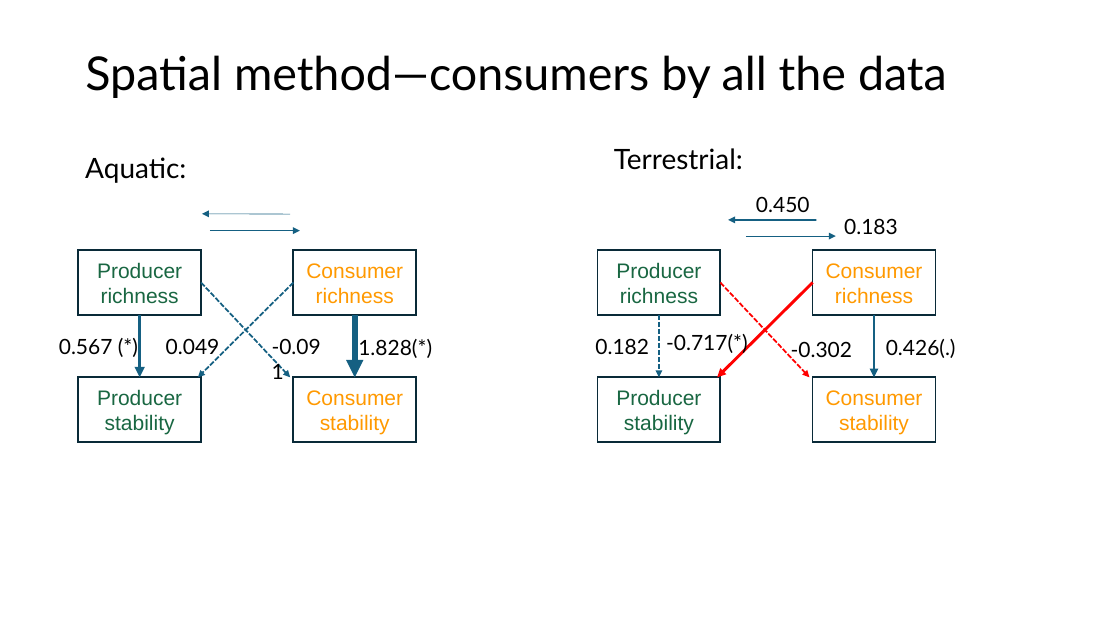
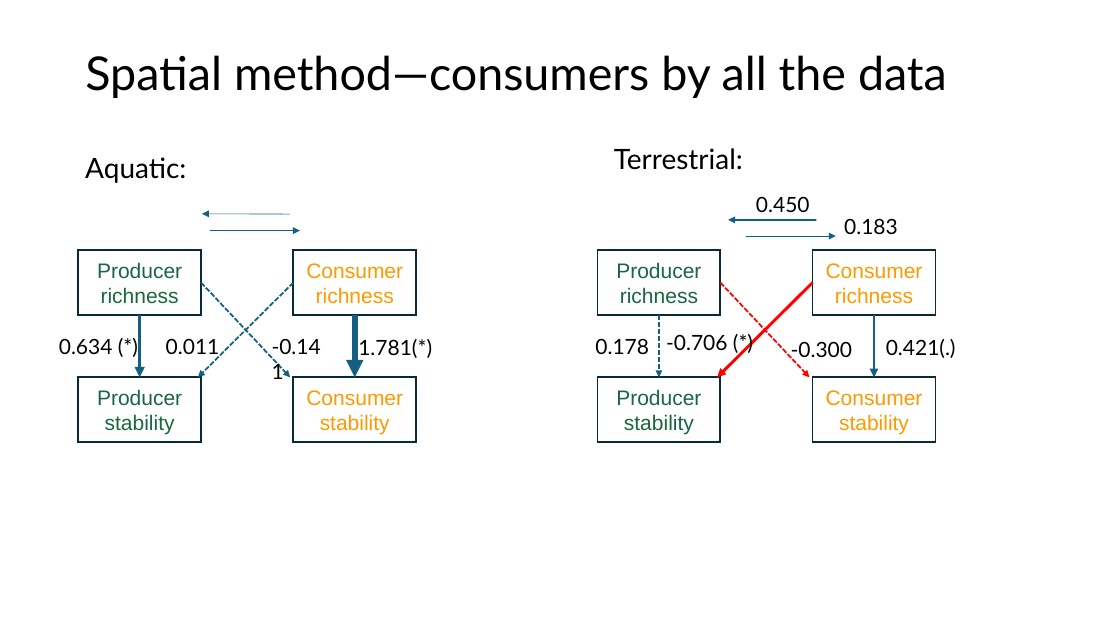
Before and after one commit to lter/ssecr-diversity-stability, a slide deck: slide 19 of DS_relationships.pptx. Drawn at 1120x630 pixels with LibreOffice and Linux fonts; fonts in the diff are those of the drawing. Boxes give left, top, right and bottom in pixels: in the first picture for what was removed or moved away, otherwise in the second. Text is boxed around its words. In the diff, an @@ line names an element or a change of style, - is before the commit and + after.

Commit message:
milestone of spatial-temporal methods

```diff
--- a/DS_relationships.pptx
+++ b/DS_relationships.pptx
@@ text at bbox=[59, 338, 113, 354]: text changed @@
-0.567 (*)
+0.634 (*)
@@ text at bbox=[166, 338, 220, 359]: text changed @@
-0.049
+0.011
@@ text at bbox=[272, 338, 321, 359]: text changed @@
--0.091
+-0.141
@@ text at bbox=[358, 339, 432, 358]: text changed @@
-1.828(*)
+1.781(*)
@@ text at bbox=[595, 338, 649, 354]: text changed @@
-0.182
+0.178
@@ text at bbox=[666, 334, 727, 350]: text changed @@
--0.717(*)
+-0.706 (*)
@@ text at bbox=[791, 341, 852, 361]: text changed @@
--0.302
+-0.300
@@ text at bbox=[886, 339, 956, 358]: text changed @@
-0.426(.)
+0.421(.)
```
Also in this commit, not shown: 2 other slides changed, 1 slide added, 5 other files.
